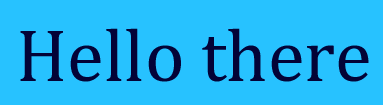
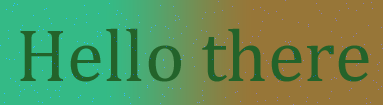
Layers edited between the first and the second 383px x 105px image:
renamed "Background" to "Background copy", opacity 100% → 54%, moved it above "Hello there", painted on it over [0, 0, 383, 105]
moved "Hello there" above "Layer 1" over [20, 28, 369, 82]
showed "Layer 1", painted on it over [0, 0, 383, 105]
